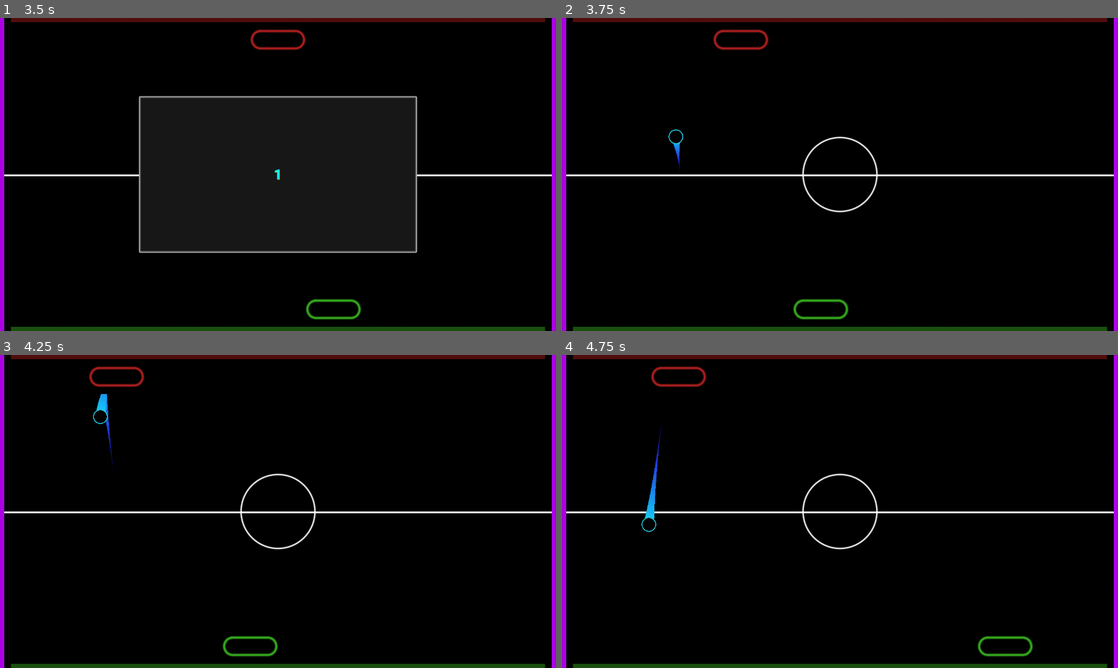
Above: before the commit, frames 1-4 (two rows, left to right).
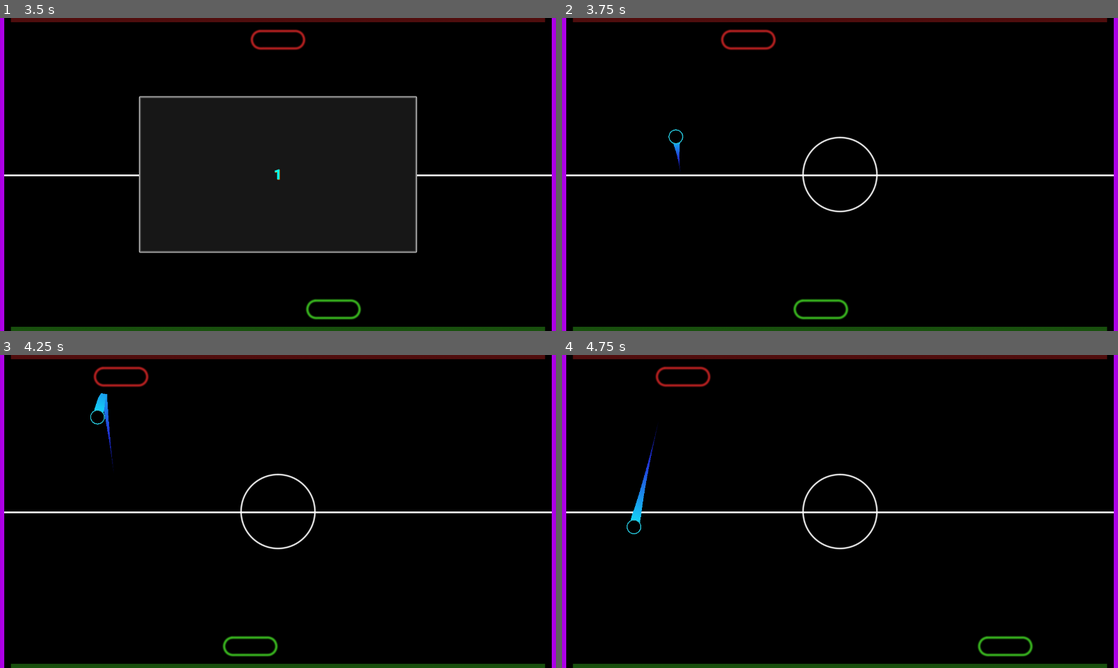
Above: after the commit, the same moments.

Repository: eXCoreX/PingPong
Game: Godot game, scene res://Menu.tscn
The game is run twice, just before and just after one commit, with the same random seed, the same clock (stepped at 60 frames per second) and the same inputs.
Inputs (mouse positions are in pixels of both pictures, inside the frame that each line leads up to):
- Up to frame 1 (3.5 s): click "PLAY" at 0.5 s; tap Enter at 1.25 s; move the mouse to (400, 158) at 1.27 s; click (400, 158) at 1.42 s; move the mouse to (166, 190) at 2.02 s; click (166, 190) at 2.17 s; move the mouse to (333, 105) at 2.77 s; click (333, 105) at 2.92 s
- Up to frame 2 (3.75 s): move the mouse to (812, 237) at 3.52 s; click (812, 237) at 3.67 s
- Up to frame 3 (4.25 s): no input
- Up to frame 4 (4.75 s): move the mouse to (1006, 558) at 4.27 s; click (1006, 558) at 4.42 s

Frame 1 is identical in both runs. In frame 2, 0.2% of the frame differs, in the area x 27-39%, y 3-11%; in frame 3, 0.3%; in frame 4, 0.7%, in the area x 11-27%, y 3-58%.

Commit message:
tidied up, better balance

Diff:
--- a/Ball.gd
+++ b/Ball.gd
@@ -29,8 +29,6 @@
 	self.linear_velocity = linear_velocity.normalized()*INIT_VEL
 
 
-
-
 func _physics_process(_delta):
 	if sleeping || self.linear_velocity.length() == 0:
 		return
--- a/Enemy.gd
+++ b/Enemy.gd
@@ -8,18 +8,16 @@
 	DIFFICULTY = GlobalVars.currentDifficulty
 	match DIFFICULTY:
 		0:
+			moveSpeed = 3
+		1:
 			moveSpeed = 4
-		1:
-			moveSpeed = 4.5
 		2:
 			moveSpeed = 5
 		3:
 			moveSpeed = 6
 #	yCompensate = moveSpeed * 10
-	moveSpeed *= GlobalVars.currentResolution[1] / 720.0
 	self.position[0] = GlobalVars.currentResolution[0] / 2
 
-	pass
 
 var prev_bPosx_predict = 0
 var prev_bVel = Vector2(0, 0)
--- a/LabelTitle.gd
+++ b/LabelTitle.gd
@@ -2,7 +2,8 @@
 
 
 func _ready():
-	pass # Replace with function body.
+	pass
+
 
 var i = 0.0
 
--- a/Main.gd
+++ b/Main.gd
@@ -9,7 +9,6 @@
 	var _con = get_viewport().connect("size_changed", self, "_on_resize")
 	$BackgroundSprite.scale = Vector2(0.425*GlobalVars.currentResolution[0]/1280, 0.425*GlobalVars.currentResolution[0]/1280)
 	$BackgroundSprite.position = GlobalVars.currentResolution / 2
-	pass
 
 
 func _input(_event):
@@ -41,6 +40,7 @@
 	print(OS.window_size)
 	call_deferred("_on_resize")
 
+
 func _on_resize():
 	if OS.window_size[0] < GlobalVars.minimumResolution[0]:
 		OS.window_size[0] = GlobalVars.minimumResolution[0]
@@ -49,7 +49,6 @@
 	if OS.window_size[0] / OS.window_size[1] < GlobalVars.minimumAspectRatio:
 		OS.window_size[0] = OS.window_size[1]
 	call_deferred("_on_resize_2")
-	pass
 
 
 func _on_resize_2():
--- a/Menu.gd
+++ b/Menu.gd
@@ -29,7 +29,6 @@
 	if OS.window_size[0] / OS.window_size[1] < GlobalVars.minimumAspectRatio:
 		OS.window_size[0] = OS.window_size[1]
 	call_deferred("_on_resize_2")
-	pass
 
 
 func _on_resize_2():
--- a/PlayButton.gd
+++ b/PlayButton.gd
@@ -1,6 +1,4 @@
 extends Button
-
-
 
 func _on_Button_pressed():
 	$"/root/GlobalVars"._ready()
--- a/WorldBorder.gd
+++ b/WorldBorder.gd
@@ -1,12 +1,5 @@
 extends StaticBody2D
 
-
-# Declare member variables here. Examples:
-# var a = 2
-# var b = "text"
-
-
-# Called when the node enters the scene tree for the first time.
 func _ready():
 	$RightWall.position[0] = GlobalVars.currentResolution[0] + 40
 	$RightWall.position[1] = GlobalVars.currentResolution[1] / 2
Not shown, changed: addons/Trail/plugin.gd
Not shown, changed: addons/Trail/trail_2d.gd
